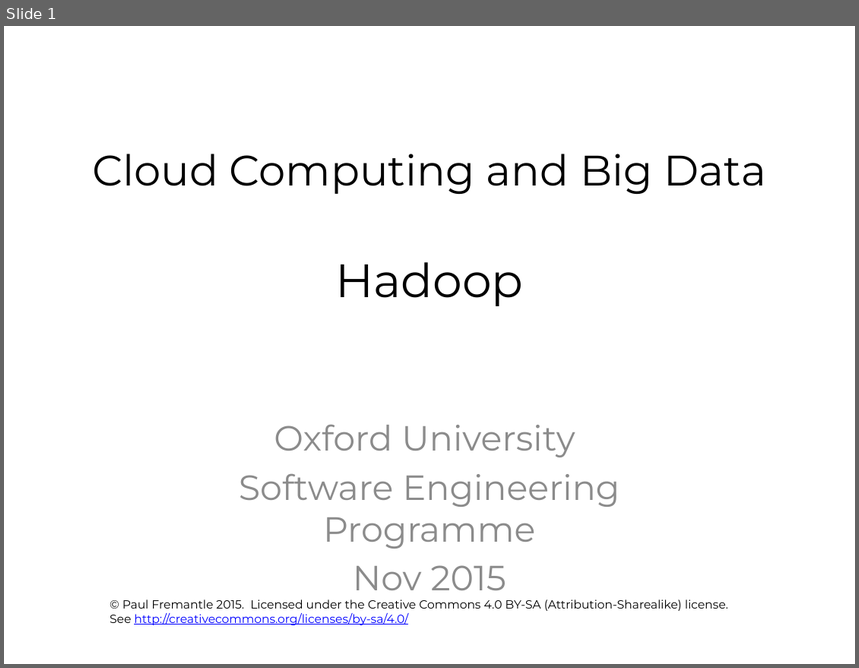
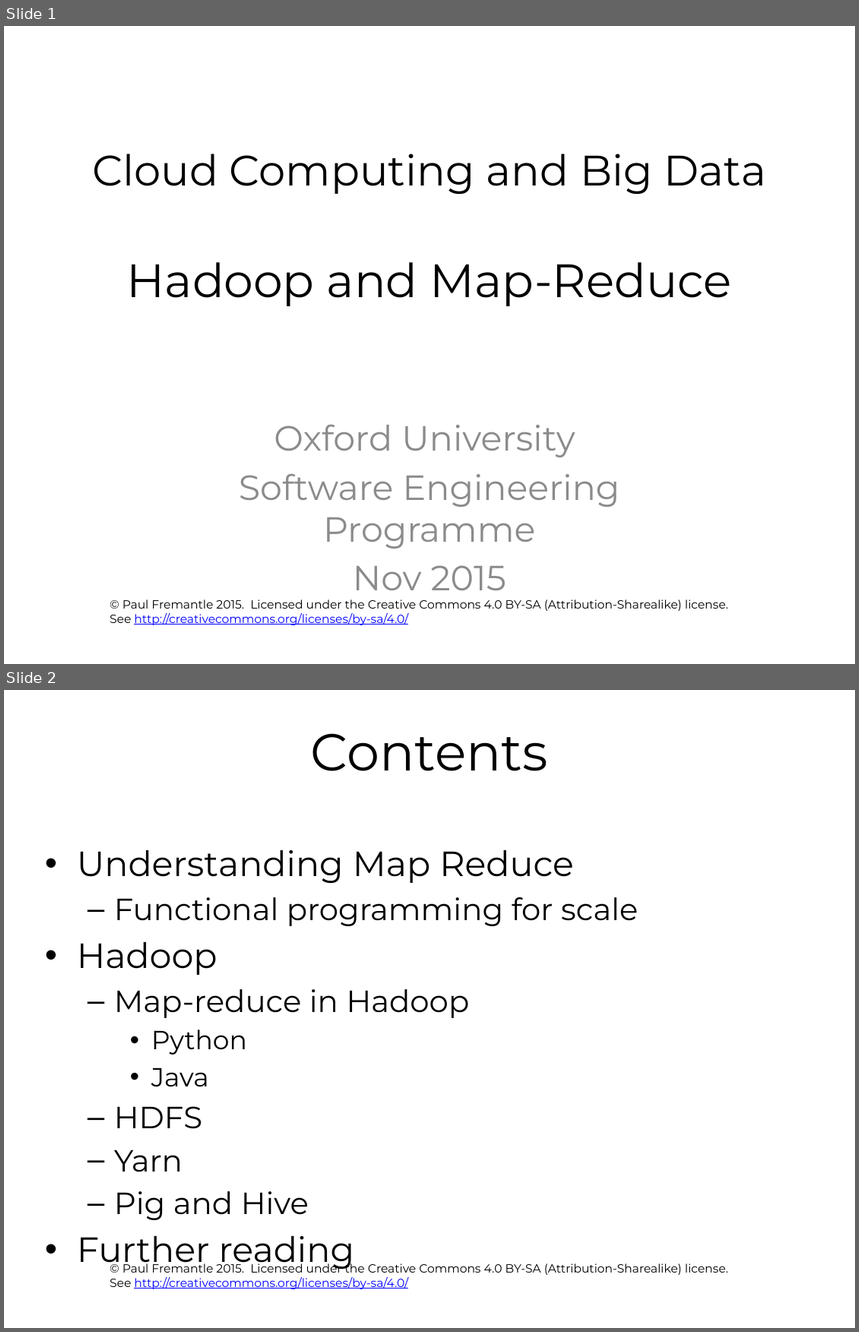
Before and after one commit to pzfreo/ox-clo, a slide deck: pres-source/05-hadoop.pptx. Shown one above the other, each under a label of ours: slide 1 before the commit, slides 1 and 2 after it. The pictures are 859x668 and 859x1332 pixels, drawn with LibreOffice and Linux fonts; fonts in the diff are those of the drawing; background and template pictures are left out. Boxes give left, top, right and bottom in pixels: in the first picture for what was removed or moved away, otherwise in the second. Text is boxed around its words. In the diff, an @@ line names an element or a change of style, - is before the commit and + after.

```diff
--- a/pres-source/05-hadoop.pptx
+++ b/pres-source/05-hadoop.pptx
@@ slide 2 added at (4,690,855,1328), background #FFFFFF; not listed: 1 template element that a slide beside it also shows @@
@@ title added at (311,733,548,771), 44 pt, text #000000 @@
+Contents
@@ text added at (77,850,638,1271), 25.9 pt, text #000000 @@
+• Understanding Map Reduce
+  – Functional programming for scale
+• Hadoop
+  – Map-reduce in Hadoop
+    • Python
+    • Java
+  – HDFS
+  – Yarn
+  – Pig and Hive
+• Further reading
@@ slide 1 changed as well @@
@@ title at (92,154,767,306): text changed @@
-Cloud Computing and Big Data
-Hadoop
+Cloud Computing and Big Data
+Hadoop and Map-Reduce
```
Also in this commit, not shown: 26 other slides added, 1 slide removed, 1 other file.
